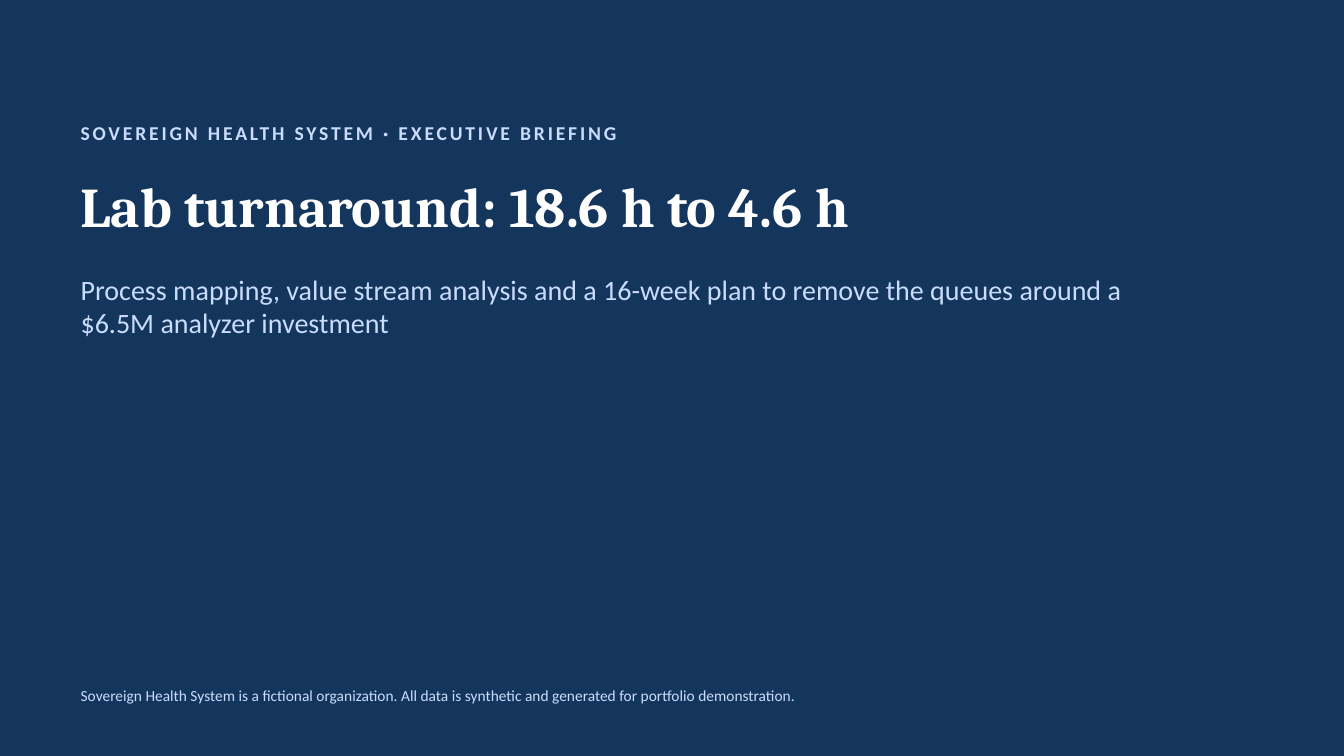
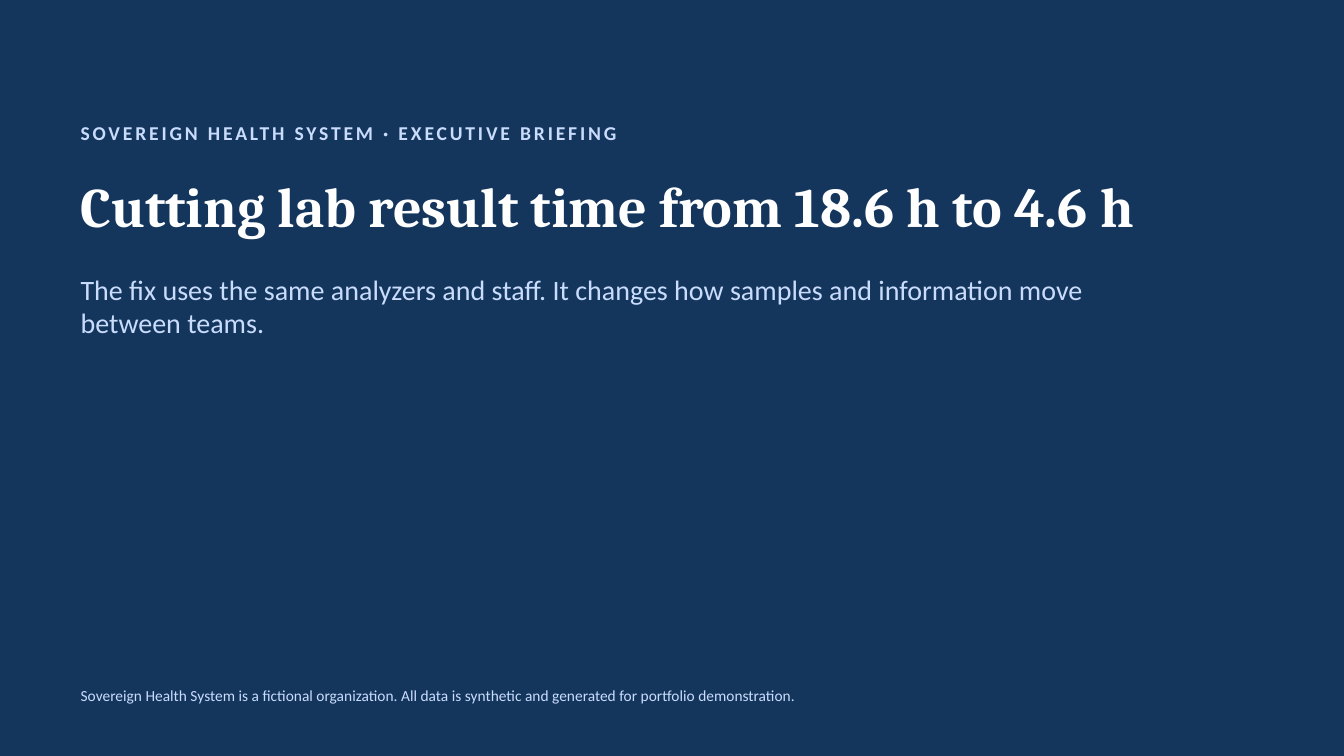
Before and after one commit to huezxiii/diagnostic-pipeline-process-mapping, a slide deck: slide 1 of deck/sovereign-health-exec-briefing.pptx. Drawn at 1344x756 pixels with LibreOffice and Linux fonts; fonts in the diff are those of the drawing. Boxes give left, top, right and bottom in pixels: in the first picture for what was removed or moved away, otherwise in the second. Text is boxed around its words. In the diff, an @@ line names an element or a change of style, - is before the commit and + after.

```diff
--- a/deck/sovereign-health-exec-briefing.pptx
+++ b/deck/sovereign-health-exec-briefing.pptx
@@ title at bbox=[81, 187, 1134, 240]: text changed @@
-Lab turnaround: 18.6 h to 4.6 h
+Cutting lab result time from 18.6 h to 4.6 h
@@ text at bbox=[81, 280, 1082, 333]: text changed @@
-Process mapping, value stream analysis and a 16-week plan to remove the queues around a $6.5M analyzer investment
+The fix uses the same analyzers and staff. It changes how samples and information move between teams.
```
Also in this commit, not shown: 9 other slides changed, 2 other files.
